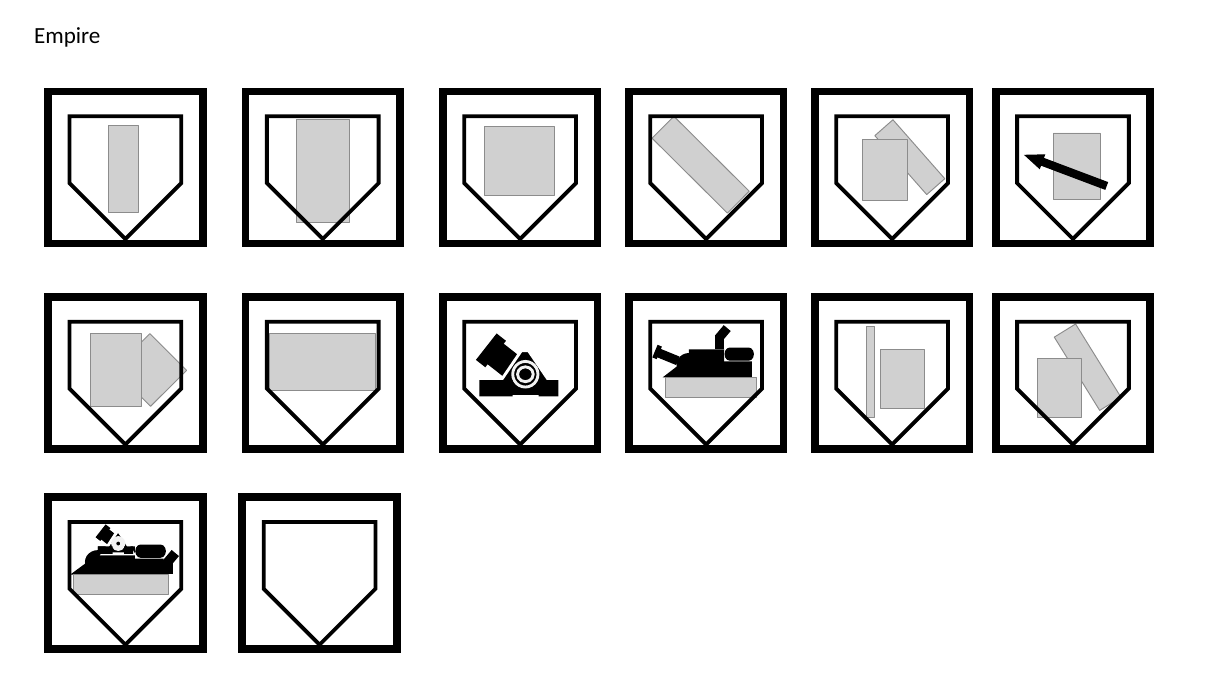
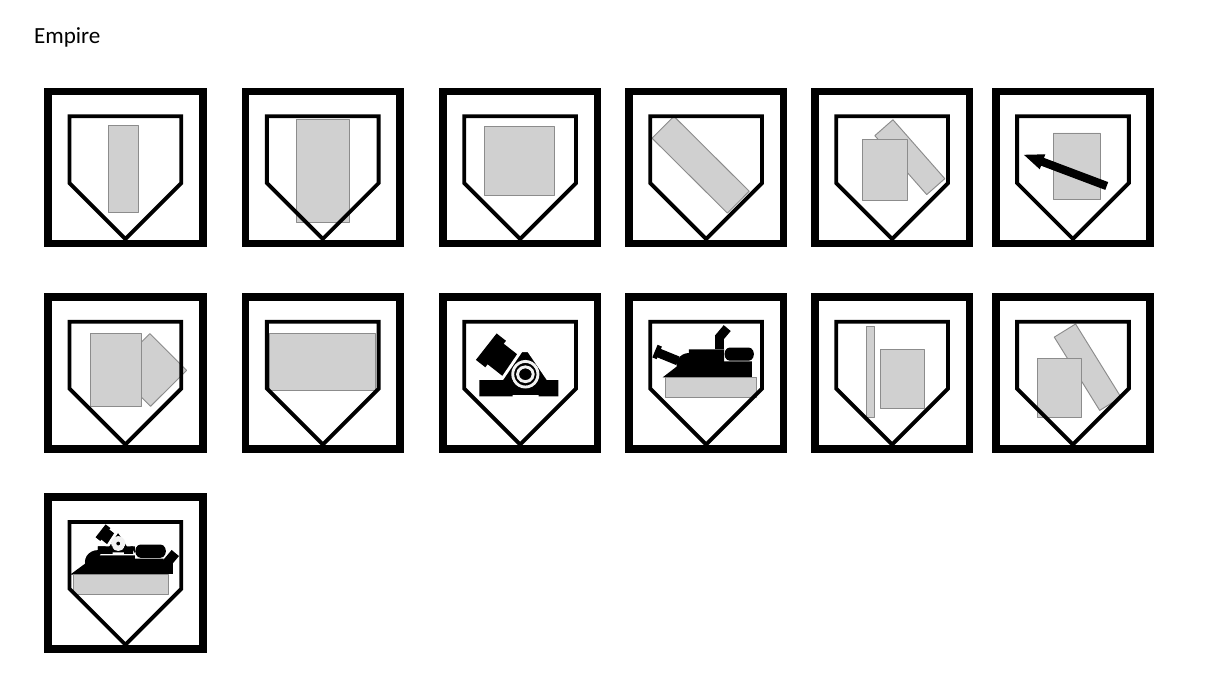
Before and after one commit to alexliuhust/JS_ChessGames, a slide deck: slide 1 of image process/drawings.pptx. Drawn at 1232x693 pixels with LibreOffice and Linux fonts; fonts in the diff are those of the drawing; grey boxes stand for pictures. Boxes give left, top, right and bottom in pixels: in the first picture for what was removed or moved away, otherwise in the second. Text is boxed around its words. In the diff, an @@ line names an element or a change of style, - is before the commit and + after.

```diff
--- a/image process/drawings.pptx
+++ b/image process/drawings.pptx
@@ rectangle removed at [242, 497, 396, 650] @@
@@ pentagon arrow removed at [263, 522, 375, 645] @@
```
Also in this commit, not shown: 2 other slides changed, 8 other files.
